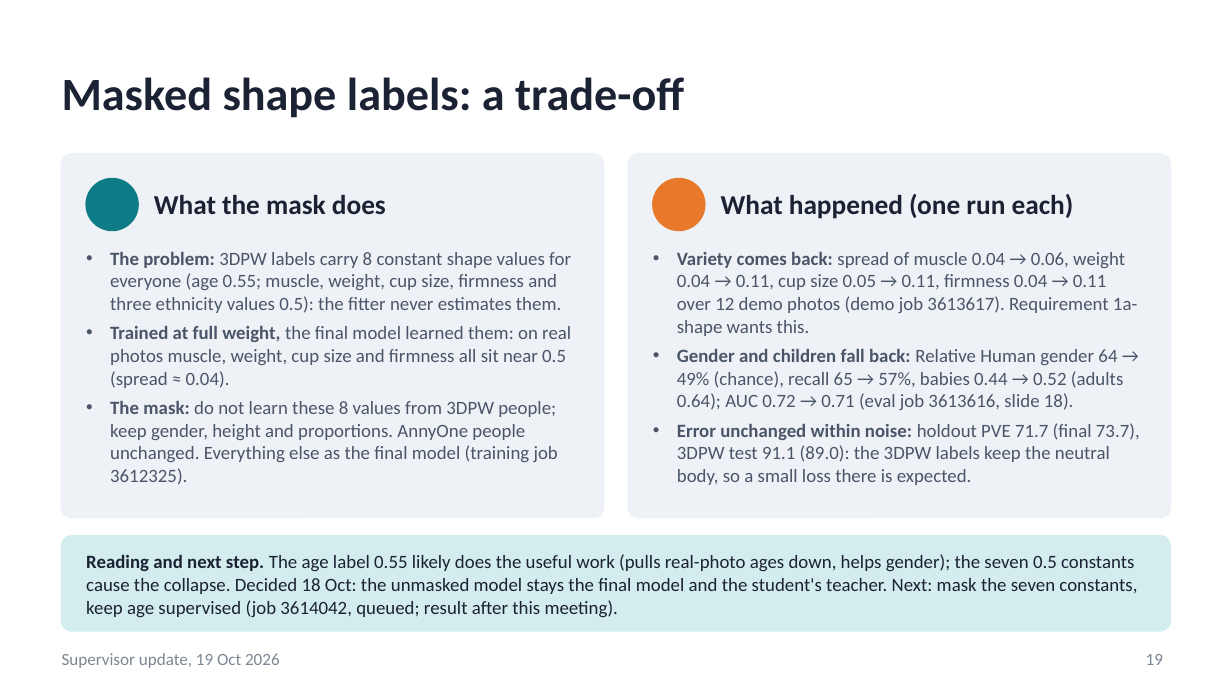
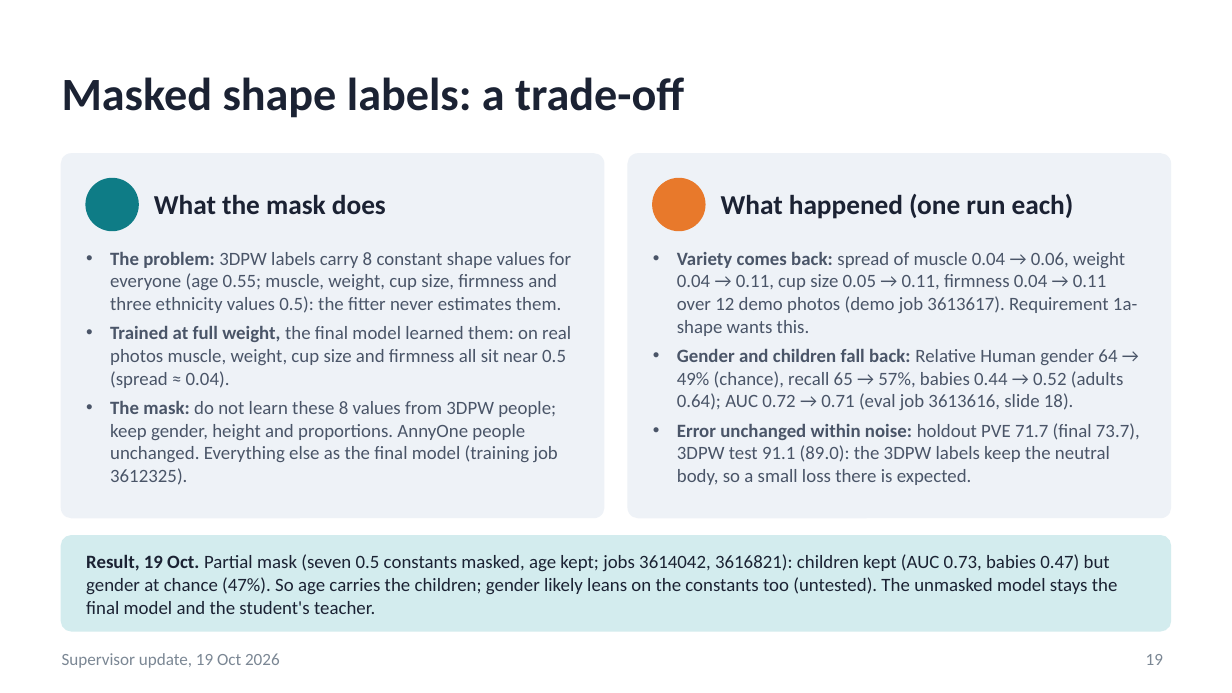
Before and after one commit to saadnajib/Multi-Person-Whole-Body-Human-Mesh-Recovery-in-a-Single-Shot-with-Annyone-dataset-and-3dpw-dataset, a slide deck: slide 19 of docs/supervisor_update_2026-10-19.pptx. Drawn at 1232x693 pixels with LibreOffice and Linux fonts; fonts in the diff are those of the drawing. Boxes give left, top, right and bottom in pixels: in the first picture for what was removed or moved away, otherwise in the second. Text is boxed around its words. In the diff, an @@ line names an element or a change of style, - is before the commit and + after.

```diff
--- a/docs/supervisor_update_2026-10-19.pptx
+++ b/docs/supervisor_update_2026-10-19.pptx
@@ text at (x1=86, y1=554, x2=1118, y2=614): text changed @@
-Reading and next step. The age label 0.55 likely does the useful work (pulls real-photo ages down, helps gender); the seven 0.5 constants cause the collapse. Decided 18 Oct: the unmasked model stays the final model and the student's teacher. Next: mask the seven constants, keep age supervised (job 3614042, queued; result after this meeting).
+Result, 19 Oct. Partial mask (seven 0.5 constants masked, age kept; jobs 3614042, 3616821): children kept (AUC 0.73, babies 0.47) but gender at chance (47%). So age carries the children; gender likely leans on the constants too (untested). The unmasked model stays the final model and the student's teacher.
```
Also in this commit, not shown: 3 other slides changed, 21 other files.
